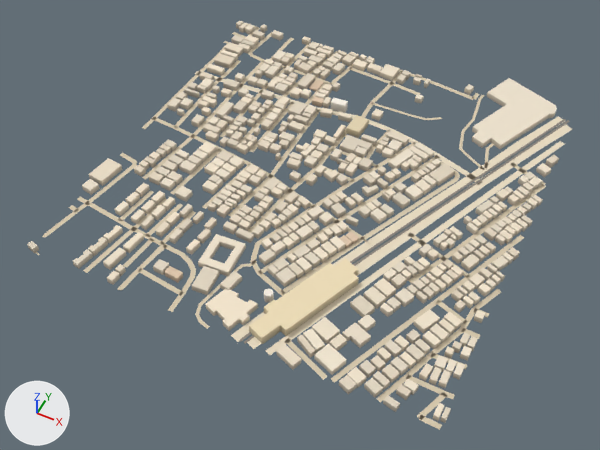
The glTF model public/assets/bengaluru-region-v1/tiles/t-13_-4-l0.glb: old version first, new version second.
Rendered twice from a camera (50 mm lens) standing at (-5947.0, -2411.0, 733.0) and looking at (-6256.0, -1793.0, -40.0). Lighting does not change. The marker at lower left points along +X, +Y and +Z. The first picture is the older version. Vertices at exactly the same position are counted once.

The older version as bpy lines, for what is in view:
```python
me_building = bpy.data.meshes.new('building')
me_building.from_pydata(...)  # 4262 vertices, 5383 faces; spans x -8.0..505.0, y -6.0..543.0, z 0.0..14.0
me_building.materials.append(mat_building)
me_ground = bpy.data.meshes.new('ground')
me_ground.from_pydata(...)  # 960 vertices, 774 faces; spans x -3.0..505.0, y -3.0..503.0, z 1.0
me_ground.materials.append(mat_ground)
ob_building = bpy.data.objects.new('building', me_building)
ob_building.location = (-6500.0, -2000.0, 0.0)
ob_ground = bpy.data.objects.new('ground', me_ground)
ob_ground.location = (-6500.0, -2000.0, 0.0)
```
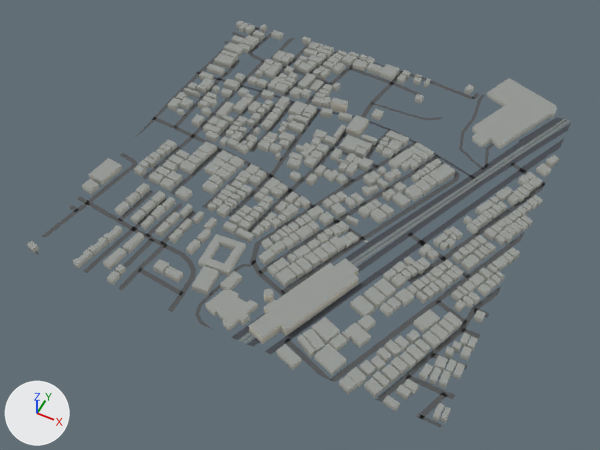
Edits to the scene script, one JSON object a line:
```json
{"block": "me_building", "where": "# used by ob_building; location = (-6500.0, -2000.0, 0.0)"}
{"op": "remove", "block": "me_building", "code": "me_building.from_pydata(...)  # 4262 vertices, 5383 faces; spans x -8.0..505.0, y -6.0..543.0, z 0.0..14.0"}
{"op": "add", "block": "me_building", "code": "me_building.from_pydata(...)  # 4262 vertices, 6502 faces; spans x -8.0..505.0, y -6.0..543.0, z 0.0..14.0"}
{"block": "me_building", "change": "me_building part 1: 5383 kept faces spanning x -8.0..505.0, y -6.0..543.0, z 0.0..14.0 get new vertex colours"}
{"block": "me_ground", "where": "# used by ob_ground; location = (-6500.0, -2000.0, 0.0)"}
{"op": "remove", "block": "me_ground", "code": "me_ground.from_pydata(...)  # 960 vertices, 774 faces; spans x -3.0..505.0, y -3.0..503.0, z 1.0"}
{"op": "add", "block": "me_ground", "code": "me_ground.from_pydata(...)  # 987 vertices, 799 faces; spans x 0.0..500.0, y 0.0..500.0, z 1.0"}
{"block": "me_ground", "change": "me_ground part 2: the loose piece of 38 vertices spanning x 0.0..417.0, y 337.0..384.0, z 1.0 is rebuilt with 38 vertices and now spans x 0.0..417.0, y 339.0..382.0, z 1.0"}
{"block": "me_ground", "change": "me_ground part 3: the loose piece of 26 vertices spanning x 265.0..422.0, y -2.0..344.0, z 1.0 is rebuilt with 26 vertices and now spans x 267.0..419.0, y 0.0..343.0, z 1.0"}
{"block": "me_ground", "change": "me_ground part 4: the loose piece of 24 vertices spanning x 284.0..435.0, y -2.0..338.0, z 1.0 is rebuilt with 24 vertices and now spans x 285.0..432.0, y 0.0..337.0, z 1.0"}
{"block": "me_ground", "change": "me_ground part 5: the loose piece of 12 vertices spanning x 424.0..505.0, y 333.0..491.0, z 1.0 is rebuilt with 14 vertices and now spans x 426.0..500.0, y 334.0..496.0, z 1.0"}
{"block": "me_ground", "change": "me_ground part 6: the loose piece of 6 vertices spanning x 411.0..432.0, y 339.0..367.0, z 1.0 is rebuilt with 6 vertices and now spans x 413.0..429.0, y 340.0..366.0, z 1.0"}
{"block": "me_ground", "change": "me_ground part 7: 60 vertices moved from x 123.0..503.0, y -3.0..464.0, z 1.0 to x 124.0..500.0, y 0.0..457.0, z 1.0; 55 vertices removed from x 122.0..504.0, y -3.0..503.0, z 1.0; 71 vertices added at x 122.0..500.0, y 0.0..500.0, z 1.0"}
{"block": "me_ground", "change": "me_ground part 8: 8 vertices moved from x -3.0..32.0, y 171.0..258.0, z 1.0 to x 0.0..32.0, y 171.0..258.0, z 1.0; 1 vertex removed from x 3.0, y 234.0, z 1.0; 3 vertices added at x 0.0, y 211.0..298.0, z 1.0"}
{"block": "me_ground", "change": "me_ground part 9: 1 vertex moved from x 56.0, y 499.0, z 1.0 to x 51.0, y 500.0, z 1.0; 8 vertices removed from x 6.0..115.0, y 446.0..503.0, z 1.0; 10 vertices added at x 0.0..115.0, y 444.0..500.0, z 1.0"}
{"block": "me_ground", "change": "me_ground part 10: 5 vertices moved from x -1.0..14.0, y -1.0..29.0, z 1.0 to x 0.0..15.0, y 0.0..31.0, z 1.0; 2 vertices removed from x -1.0..6.0, y 28.0..29.0, z 1.0; 2 vertices added at x 0.0..5.0, y 28.0..30.0, z 1.0"}
{"block": "me_ground", "change": "me_ground part 11: 2 vertices moved from x 232.0..261.0, y 501.0..503.0, z 1.0 to x 261.0..278.0, y 500.0, z 1.0; 1 vertex removed from x 232.0, y 497.0, z 1.0; 6 vertices added at x 199.0..232.0, y 497.0..500.0, z 1.0"}
{"block": "me_ground", "change": "me_ground part 12: 575 kept faces spanning x 0.0..500.0, y 0.0..500.0, z 1.0 get new vertex colours; the middle colour goes from beige #d7c9ae to dark grey #535556"}
{"block": "me_ground", "change": "other edits to the shape of me_ground do not show in these pictures"}
```

What differs and where, as boxes (x1, y1, x2, y2) in the pictures (600 x 450 px; the box of a moved part takes in the faces that stretch with it):
```json
{"object": "ground", "change": "reshaped", "before": [36, 23, 572, 430], "after": [36, 27, 571, 427]}
{"part": 1, "of": "me_building", "change": "recoloured", "before": [27, 20, 559, 423], "after": [27, 20, 559, 423], "on screen": "darker"}
{"part": 2, "of": "me_ground", "change": "rebuilt", "before": [195, 71, 474, 177], "after": [196, 72, 473, 178]}
{"part": 3, "of": "me_ground", "change": "rebuilt", "before": [231, 175, 474, 342], "after": [231, 176, 473, 340]}
{"part": 4, "of": "me_ground", "change": "rebuilt", "before": [247, 183, 484, 349], "after": [247, 183, 482, 347]}
{"part": 5, "of": "me_ground", "change": "rebuilt", "before": [479, 125, 572, 186], "after": [479, 123, 571, 185]}
{"part": 6, "of": "me_ground", "change": "rebuilt", "before": [470, 166, 488, 178], "after": [472, 167, 488, 178], "on screen": "11% narrower, 8% shorter"}
{"part": 7, "of": "me_ground", "change": "moved or reshaped", "before": [117, 116, 570, 430], "after": [118, 117, 570, 427]}
{"part": 8, "of": "me_ground", "change": "moved or reshaped", "before": [118, 102, 169, 178], "after": [118, 87, 185, 178]}
{"part": 9, "of": "me_ground", "change": "moved or reshaped", "before": [215, 23, 311, 67], "after": [215, 27, 311, 67]}
{"part": 10, "of": "me_ground", "change": "moved or reshaped", "before": [36, 222, 63, 255], "after": [36, 222, 63, 255]}
{"part": 11, "of": "me_ground", "change": "reshaped", "before": [384, 64, 427, 81], "after": [375, 63, 427, 81]}
{"part": 12, "of": "me_ground", "change": "recoloured", "before": [36, 27, 546, 419], "after": [36, 28, 536, 419]}
```
